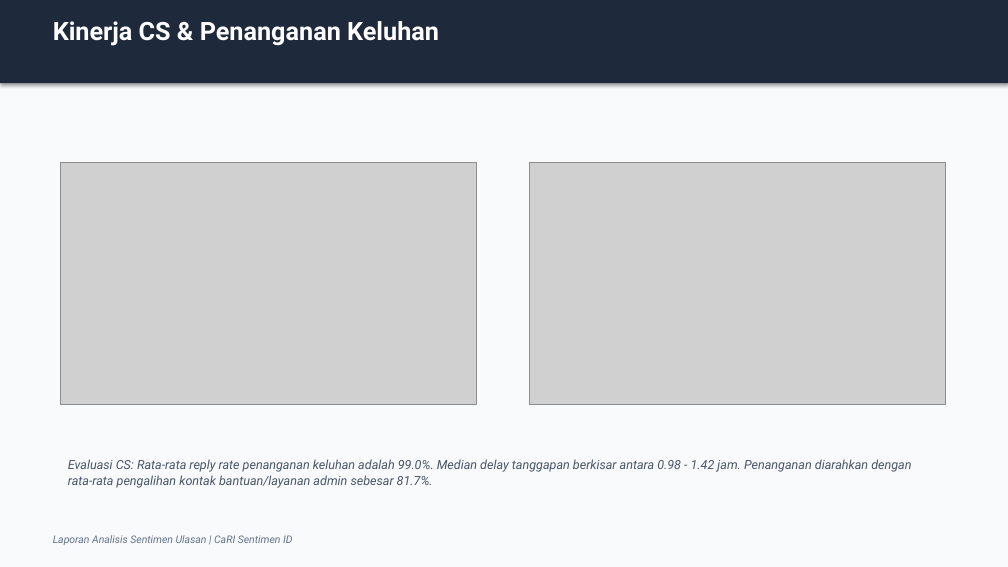
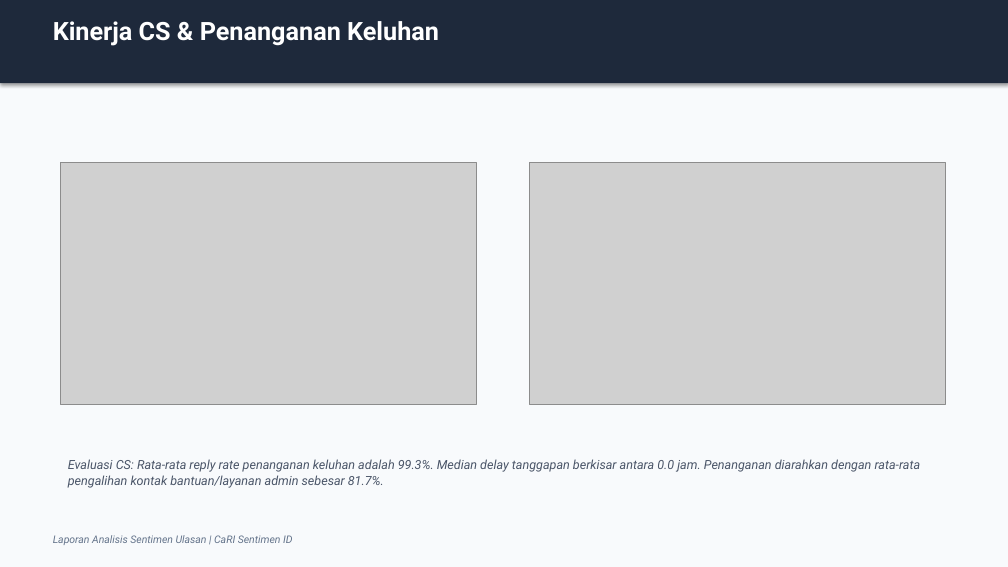
Before and after one commit to pengikut-raja-capybara/cari-sentimen-id-output, a slide deck: slide 5 of vidio-review-analysis/reports/report_vidio_sports_movies_series.pptx. Drawn at 1008x567 pixels with LibreOffice and Linux fonts; fonts in the diff are those of the drawing; grey boxes stand for pictures. Boxes give left, top, right and bottom in pixels: in the first picture for what was removed or moved away, otherwise in the second. Text is boxed around its words. In the diff, an @@ line names an element or a change of style, - is before the commit and + after.

```diff
--- a/vidio-review-analysis/reports/report_vidio_sports_movies_series.pptx
+++ b/vidio-review-analysis/reports/report_vidio_sports_movies_series.pptx
@@ text at [68,459,921,488]: text changed @@
-Evaluasi CS: Rata-rata reply rate penanganan keluhan adalah 99.0%. Median delay tanggapan berkisar antara 0.98 - 1.42 jam. Penanganan diarahkan dengan rata-rata pengalihan kontak bantuan/layanan admin sebesar 81.7%.
+Evaluasi CS: Rata-rata reply rate penanganan keluhan adalah 99.3%. Median delay tanggapan berkisar antara 0.0 jam. Penanganan diarahkan dengan rata-rata pengalihan kontak bantuan/layanan admin sebesar 81.7%.
```
Also in this commit, not shown: 2 other slides changed, 58 other files.
